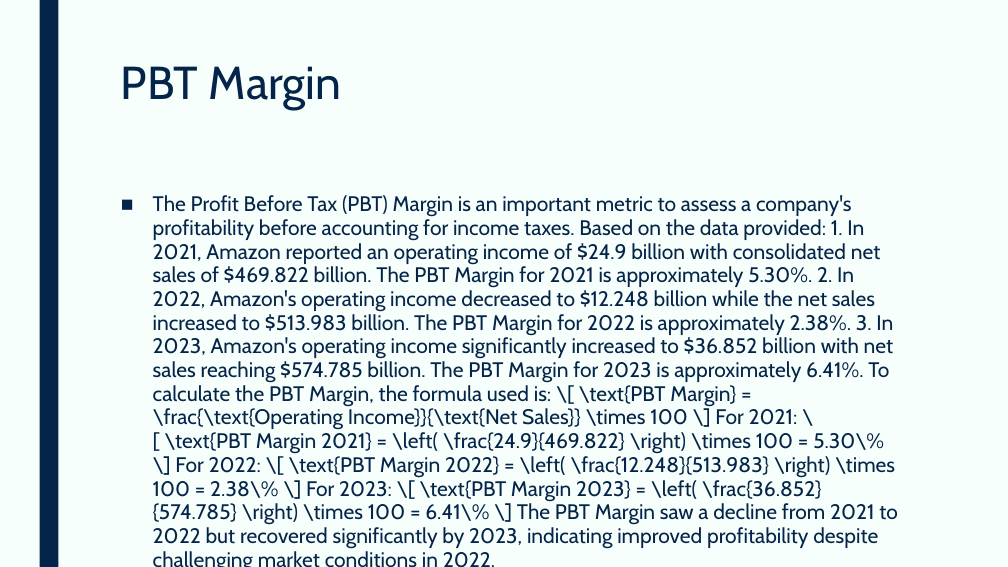
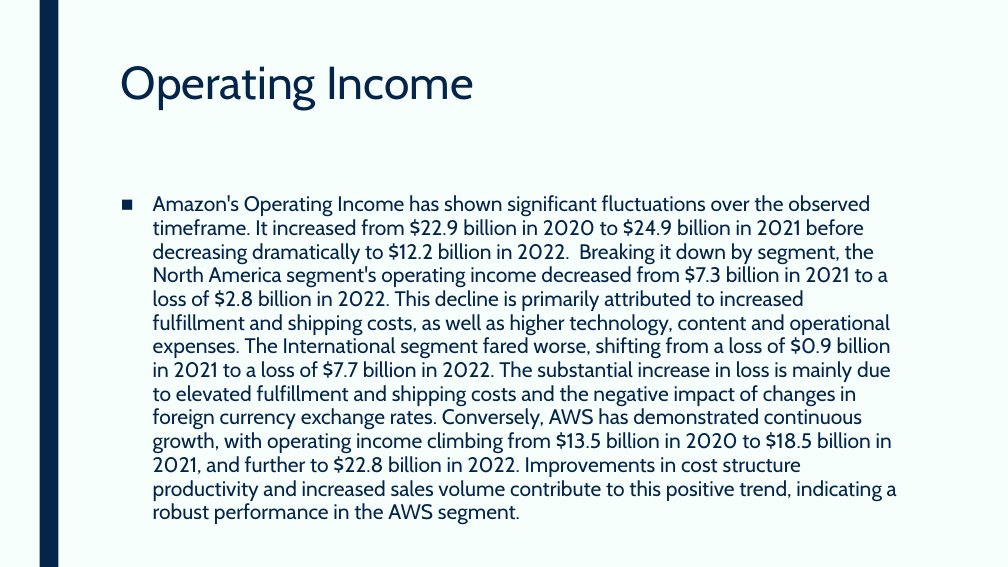
Before and after one commit to devangovind/AMUCLDISS, a slide deck: slide 5 of fastapi-backend/app/pres/output.pptx. Drawn at 1008x567 pixels with LibreOffice and Linux fonts; fonts in the diff are those of the drawing. Boxes give left, top, right and bottom in pixels: in the first picture for what was removed or moved away, otherwise in the second. Text is boxed around its words. In the diff, an @@ line names an element or a change of style, - is before the commit and + after.

```diff
--- a/fastapi-backend/app/pres/output.pptx
+++ b/fastapi-backend/app/pres/output.pptx
@@ title at [121,66,473,110]: text changed @@
-PBT Margin
+Operating Income
@@ text at [153,195,897,502]: text changed @@
-■ The Profit Before Tax (PBT) Margin is an important metric to assess a company's profitability before accounting for income taxes. Based on the data provided: 1. In 2021, Amazon reported an operating income of $24.9 billion with consolidated net sales of $469.822 billion. The PBT Margin for 2021 is approximately 5.30%. 2. In 2022, Amazon's operating income decreased to $12.248 billion while the net sales increased to $513.983 billion. The PBT Margin for 2022 is approximately 2.38%. 3. In 2023, Amazon's operating income significantly increased to $36.852 billion with net sales reaching $574.785 billion. The PBT Margin for 2023 is approximately 6.41%. To calculate the PBT Margin, the formula used is: \[ \text{PBT Margin} = \frac{\text{Operating Income}}{\text{Net Sales}} \times 100 \] For 2021: \[ \text{PBT Margin 2021} = \left( \frac{24.9}{469.822} \right) \times 100 = 5.30\% \] For 2022: \[ \text{PBT Margin 2022} = \left( \frac{12.248}{513.983} \right) \times 100 = 2.38\% \] For 2023: \[ \text{PBT Margin 2023} = \left( \frac{36.852}{574.785} \right) \times 100 = 6.41\% \] The PBT Margin saw a decline from 2021 to 2022 but recovered significantly by 2023, indicating improved profitability despite challenging market conditions in 2022.
+■ Amazon's Operating Income has shown significant fluctuations over the observed timeframe. It increased from $22.9 billion in 2020 to $24.9 billion in 2021 before decreasing dramatically to $12.2 billion in 2022. Breaking it down by segment, the North America segment's operating income decreased from $7.3 billion in 2021 to a loss of $2.8 billion in 2022. This decline is primarily attributed to increased fulfillment and shipping costs, as well as higher technology, content and operational expenses. The International segment fared worse, shifting from a loss of $0.9 billion in 2021 to a loss of $7.7 billion in 2022. The substantial increase in loss is mainly due to elevated fulfillment and shipping costs and the negative impact of changes in foreign currency exchange rates. Conversely, AWS has demonstrated continuous growth, with operating income climbing from $13.5 billion in 2020 to $18.5 billion in 2021, and further to $22.8 billion in 2022. Improvements in cost structure productivity and increased sales volume contribute to this positive trend, indicating a robust performance in the AWS segment.
```
Also in this commit, not shown: 3 other slides changed, 4 other files.
